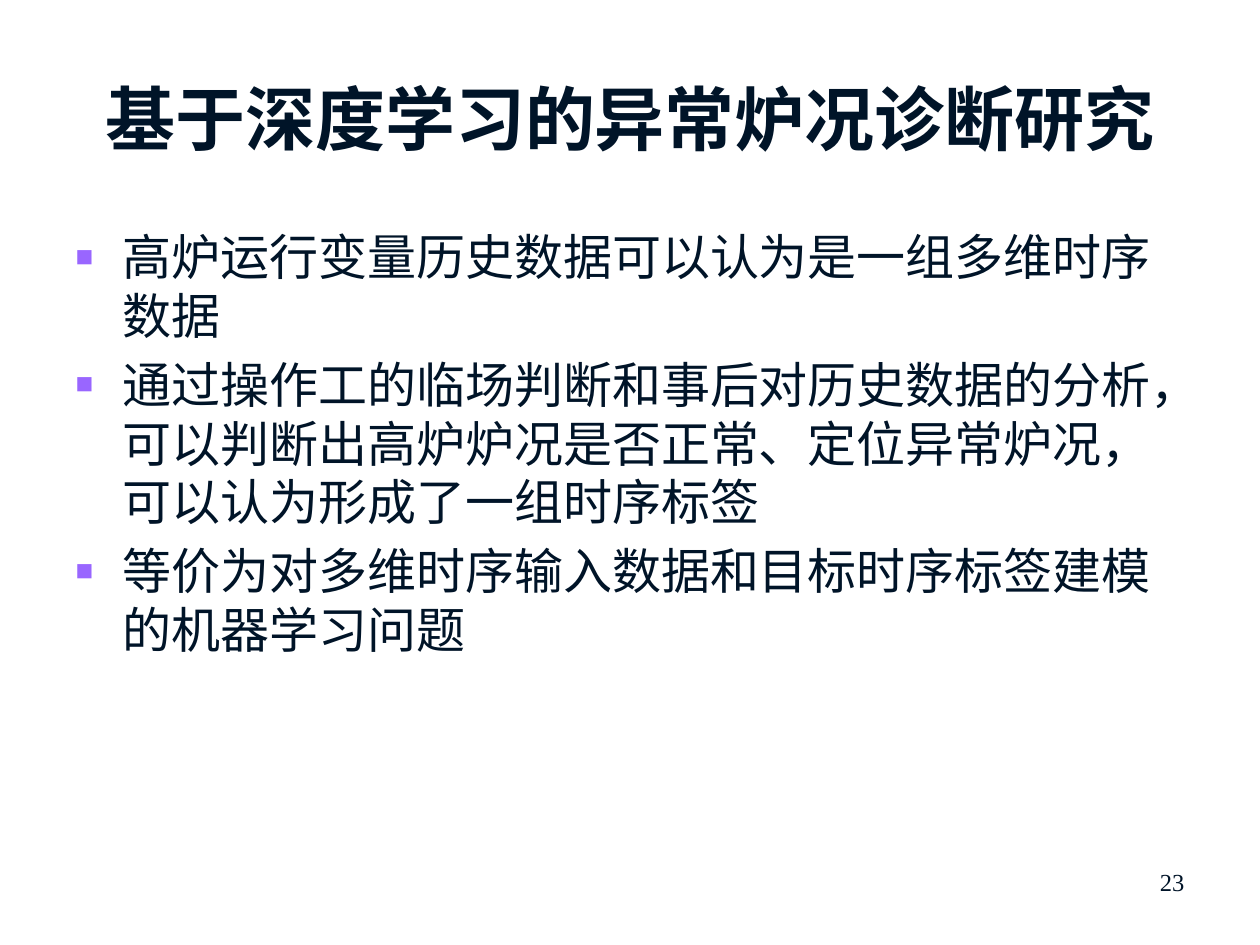
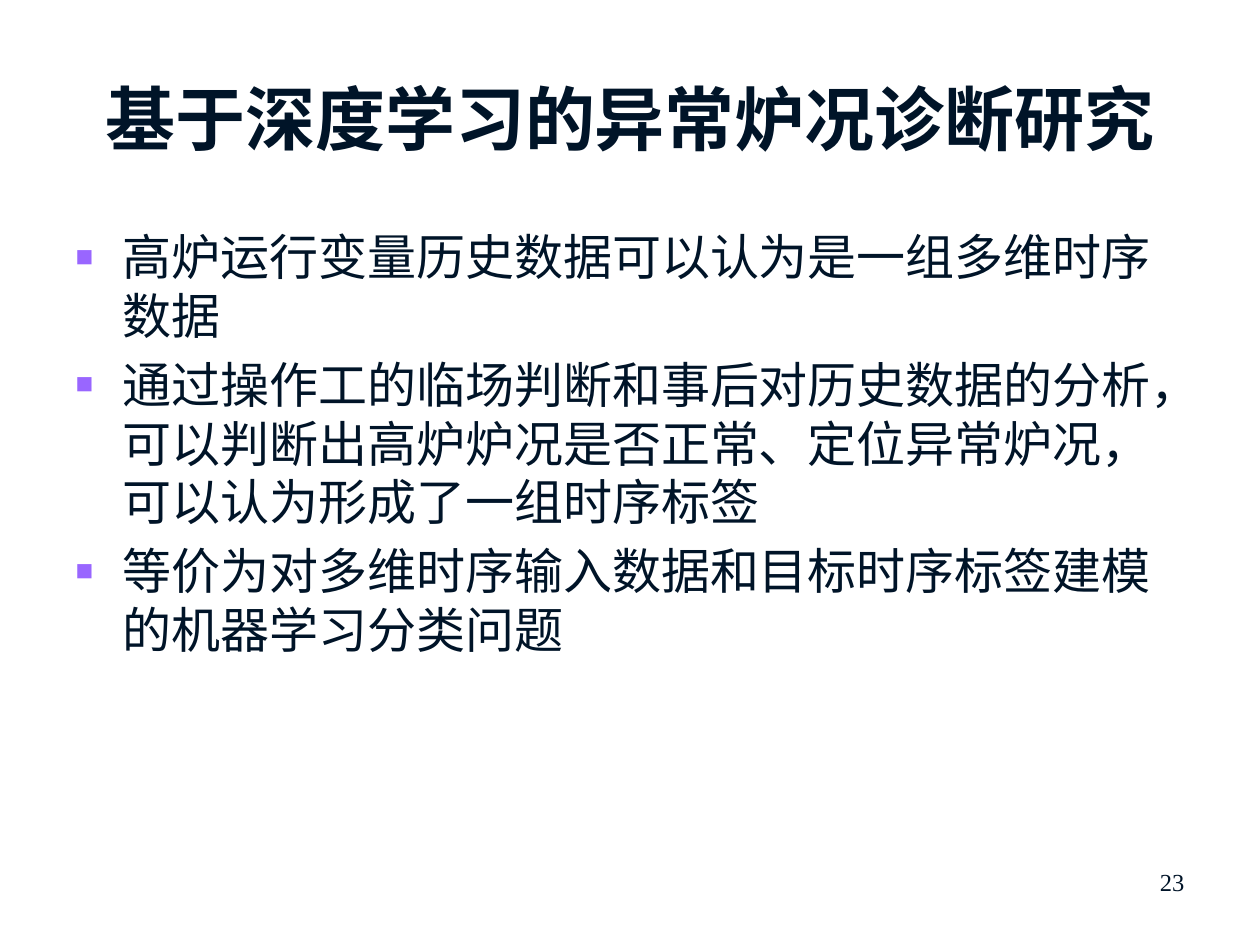
Before and after one commit to prm10/paper, a slide deck: slide 23 of 开题/硕士开题报告_庞人铭.pptx. Drawn at 1260x945 pixels with LibreOffice and Linux fonts; fonts in the diff are those of the drawing; background and template pictures are left out. Boxes give left, top, right and bottom in pixels: in the first picture for what was removed or moved away, otherwise in the second. Text is boxed around its words. In the diff, an @@ line names an element or a change of style, - is before the commit and + after.

```diff
--- a/开题/硕士开题报告_庞人铭.pptx
+++ b/开题/硕士开题报告_庞人铭.pptx
@@ text at [123, 547, 1151, 652]: text changed @@
-■ 等价为对多维时序输入数据和目标时序标签建模的机器学习问题
+■ 等价为对多维时序输入数据和目标时序标签建模的机器学习分类问题
```
Also in this commit, not shown: 6 other files.
